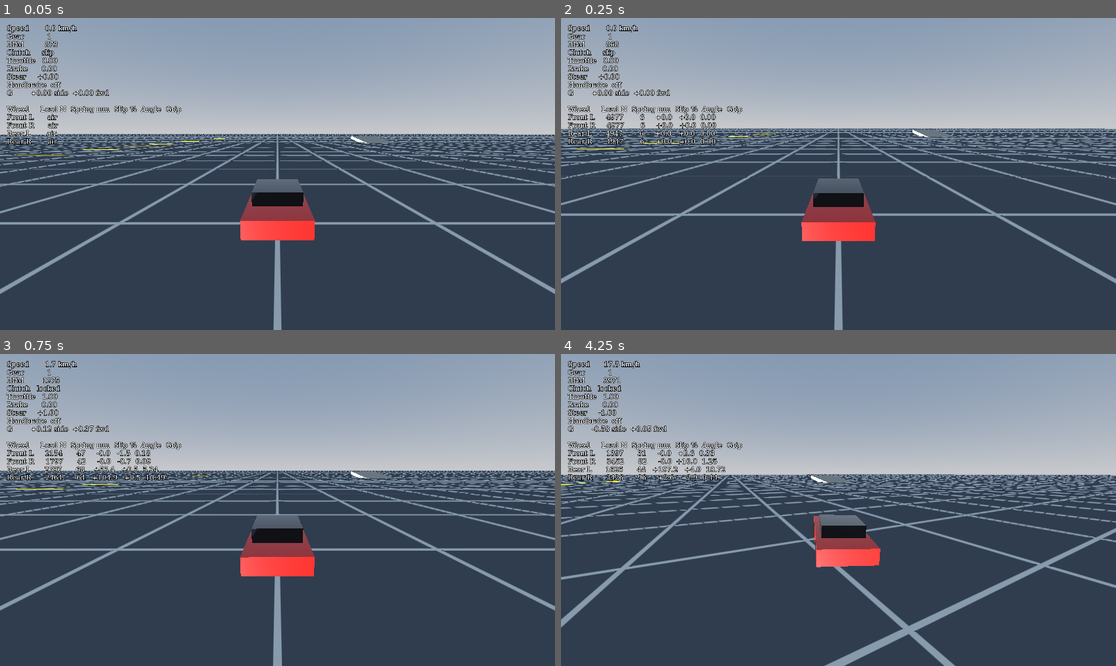
Above: before the commit, frames 1-4 (two rows, left to right).
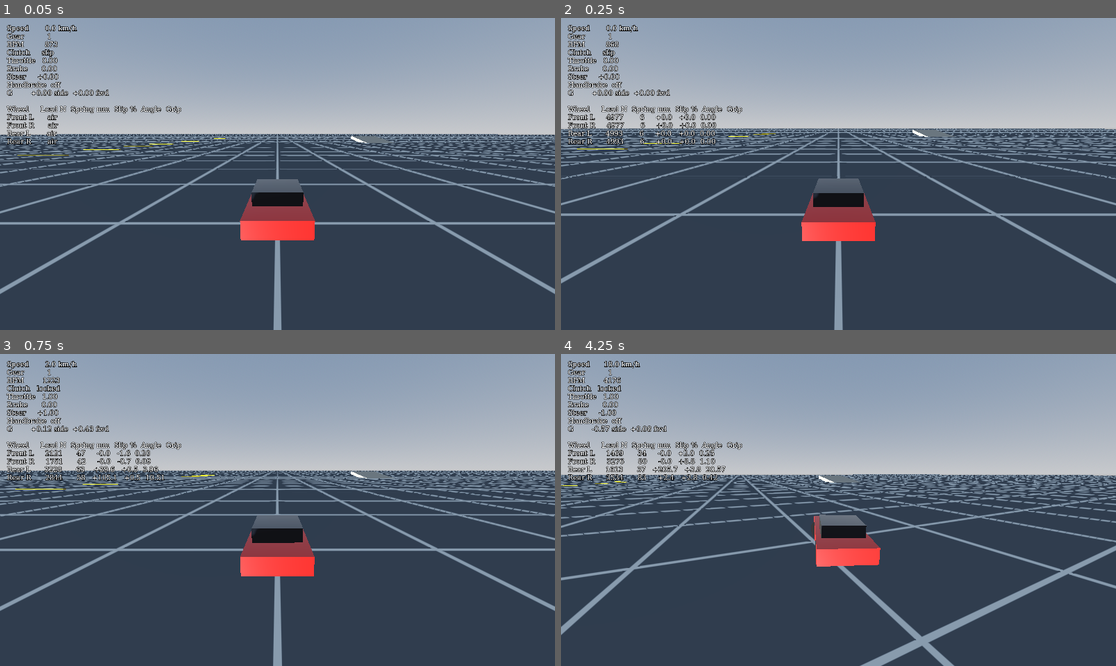
Above: after the commit, the same moments.

Repository: dreed47/racer
Game: Godot game, scene res://main.tscn
The game is run twice, just before and just after one commit, with the same random seed, the same clock (stepped at 60 frames per second) and the same inputs.
Inputs (mouse positions are in pixels of both pictures, inside the frame that each line leads up to):
- Up to frame 1 (0.05 s): no input
- Up to frame 2 (0.25 s): no input
- Up to frame 3 (0.75 s): move the mouse to (399, 494) at 0.52 s; hold D (steer_right) from 0.53 s (still down); hold W (throttle) from 0.53 s (still down); click (399, 494) at 0.67 s
- Up to frame 4 (4.25 s): release D (steer_right) at 1.25 s; release W (throttle) at 1.25 s; drag from (727, 525) to (810, 572) at 1.27 s; move the mouse to (894, 441) at 2.02 s; hold D (steer_right) 2.03-2.75 s; hold W (throttle) 2.03-2.75 s; drag from (810, 572) to (672, 463) at 2.77 s; move the mouse to (1005, 556) at 3.52 s; hold A (steer_left) from 3.53 s (still down); hold W (throttle) from 3.53 s (still down)

Frame 1 is identical in both runs. In frame 2, less than 0.1% of the frame differs, in the area x 9-12%, y 35-41%; in frame 3, 2.7%; in frame 4, 11%, in the area x 0-100%, y 2-100%.

Commit message:
Use the tuning saved from the panel as the roadster defaults
Stiffer rear springs (42500 N/m) and 30 degrees of steering lock.

Co-Authored-By: Claude Opus 5.5 <noreply@anthropic.com>

Diff:
--- a/car/roadster.tres
+++ b/car/roadster.tres
@@ -1,6 +1,10 @@
-[gd_resource type="Resource" script_class="CarSetup" load_steps=2 format=3]
+[gd_resource type="Resource" script_class="CarSetup" format=3]
 
 [ext_resource type="Script" path="res://car/car_setup.gd" id="1"]
 
 [resource]
 script = ExtResource("1")
+spring_rate_rear = 42500.0
+max_steer_deg = 30.0
+torque_curve = PackedFloat32Array(80, 100, 125, 140, 148, 152, 150, 140, 120)
+gear_ratios = PackedFloat32Array(3.136, 1.888, 1.33, 1, 0.814)
